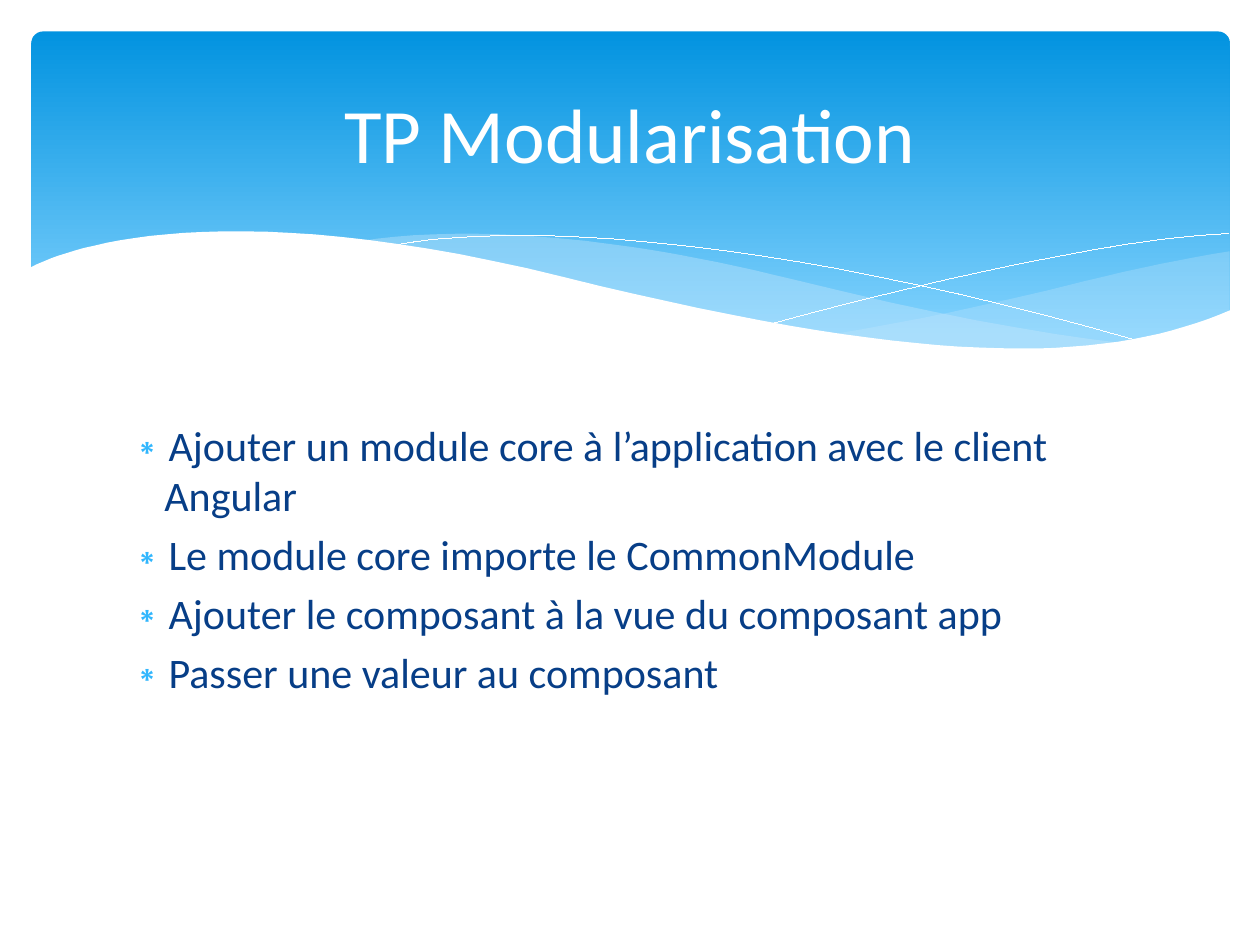
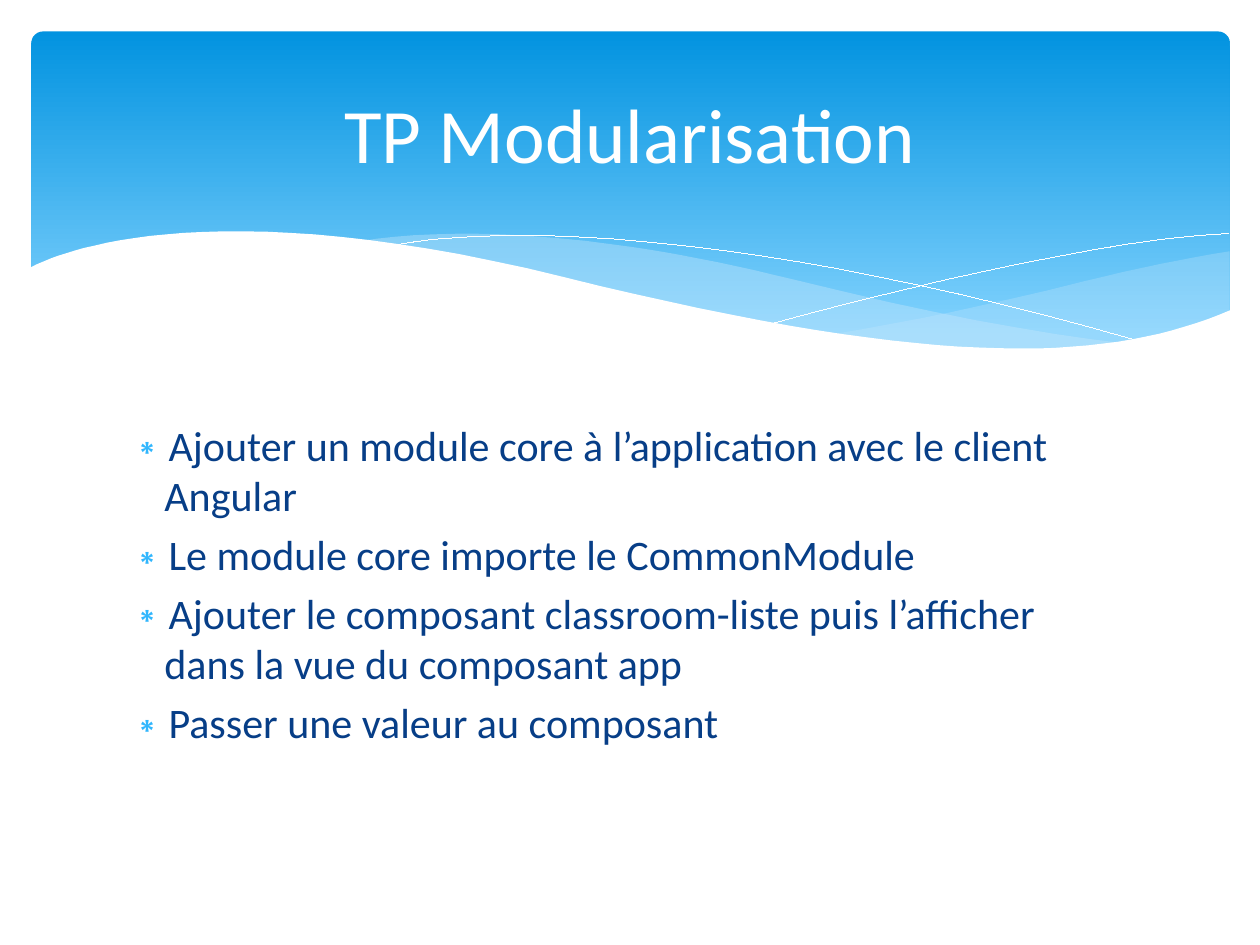
Before and after one commit to dalabord/ng-formation, a slide deck: slide 13 of formation_Angular.pptx. Drawn at 1260x945 pixels with LibreOffice and Linux fonts; fonts in the diff are those of the drawing. Boxes give left, top, right and bottom in pixels: in the first picture for what was removed or moved away, otherwise in the second. Text is boxed around its words. In the diff, an @@ line names an element or a change of style, - is before the commit and + after.

```diff
--- a/formation_Angular.pptx
+++ b/formation_Angular.pptx
@@ text at [164, 599, 1035, 686]: text changed @@
-∗ Ajouter le composant à la vue du composant app
+∗ Ajouter le composant classroom-liste puis l’afficher dans la vue du composant app
```
Also in this commit, not shown: 8 other slides changed, 16 other files.
